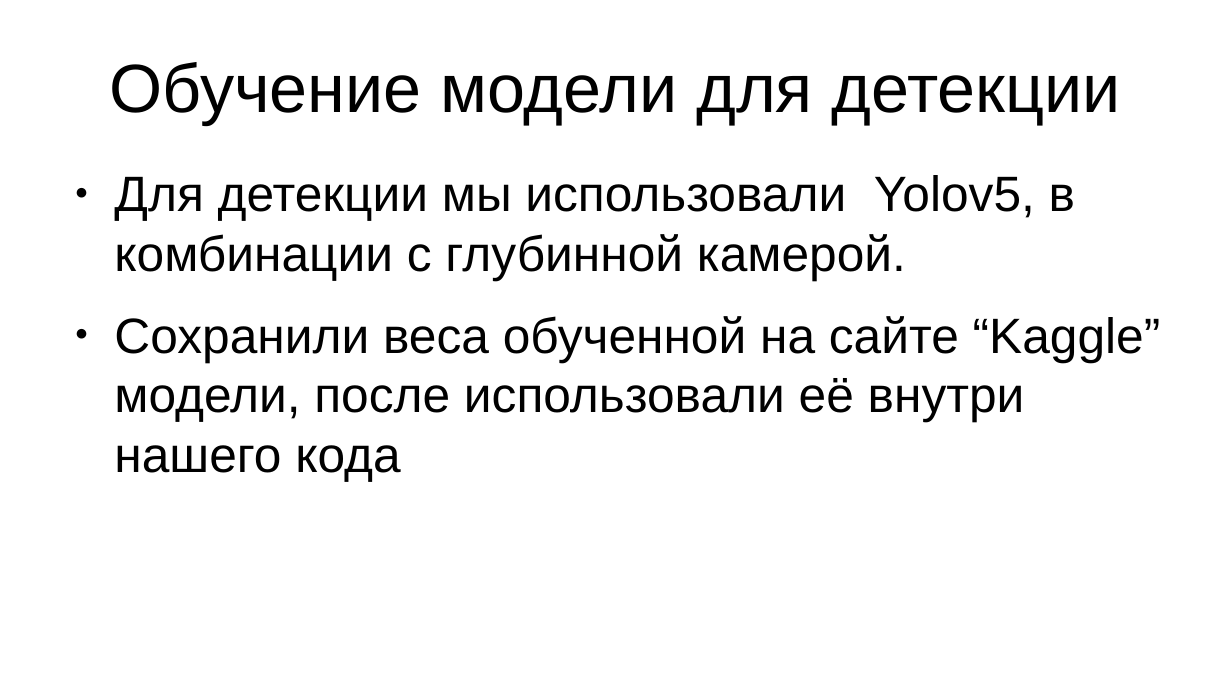
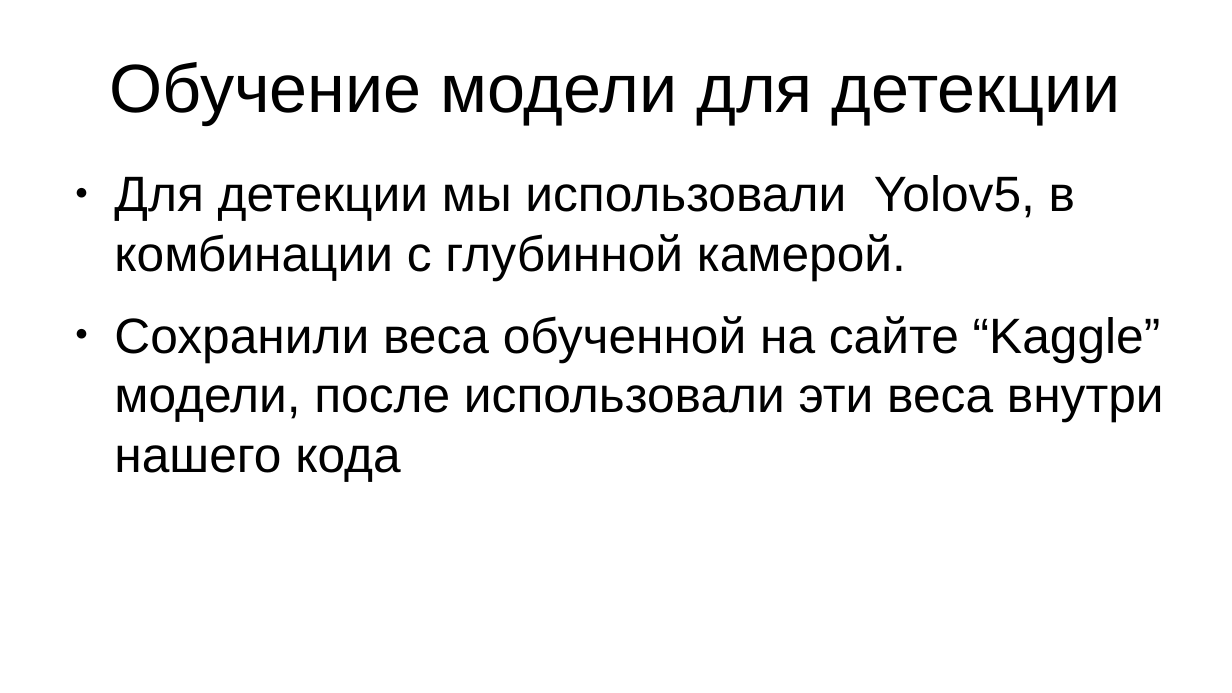
Before and after one commit to NikitaGoltsev/Auto_Race_challange, a slide deck: slide 5 of presintation.odp. Drawn at 1232x693 pixels with LibreOffice and Linux fonts; fonts in the diff are those of the drawing. Boxes give left, top, right and bottom in pixels: in the first picture for what was removed or moved away, otherwise in the second. Text is boxed around its words. In the diff, an @@ line names an element or a change of style, - is before the commit and + after.

```diff
--- a/presintation.odp
+++ b/presintation.odp
@@ text at (x1=114, y1=316, x2=1164, y2=481): text changed @@
-● Сохранили веса обученной на сайте “Kaggle” модели, после использовали её внутри нашего кода
+● Сохранили веса обученной на сайте “Kaggle” модели, после использовали эти веса внутри нашего кода
```
Also in this commit, not shown: 6 other slides changed.
